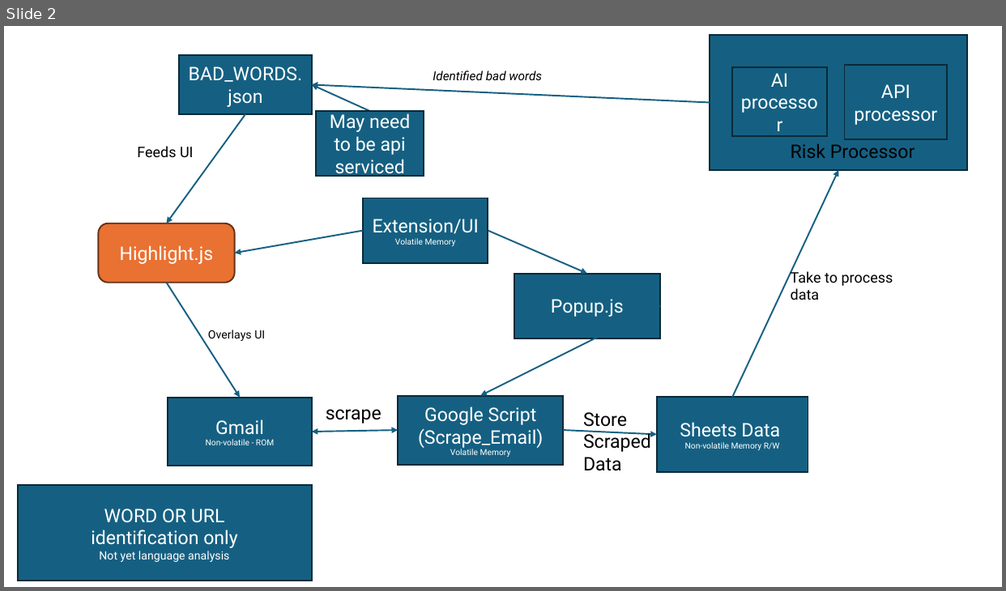
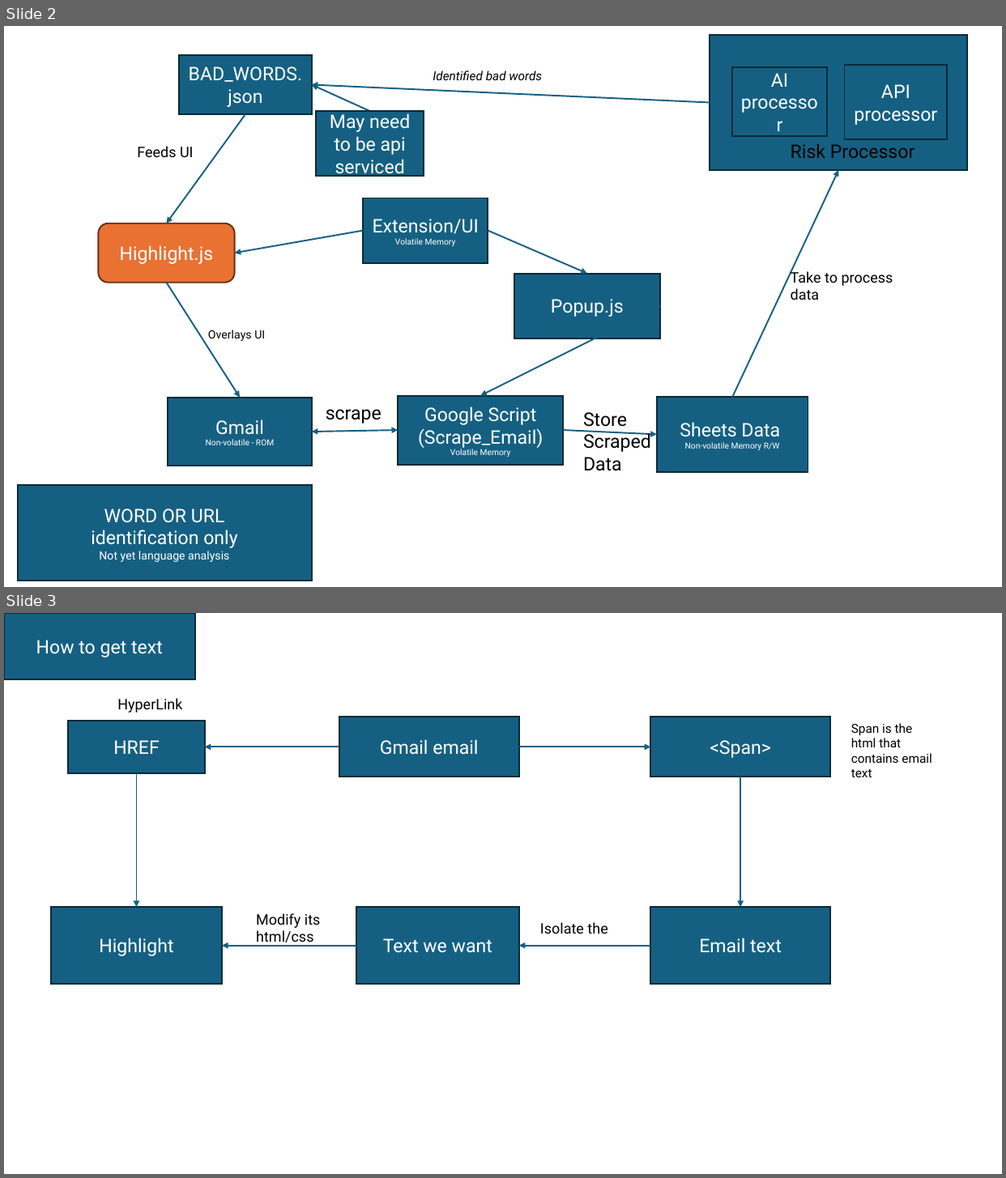
Before and after one commit to Niko-PL/COMP-3000-PhishGuard, a slide deck: COMP 3000/Project Docs/Process diagram.pptx. Shown one above the other, each under a label of ours: slide 2 before the commit, slides 2 and 3 after it. The pictures are 1006x591 and 1006x1178 pixels, drawn with LibreOffice and Linux fonts; fonts in the diff are those of the drawing. Boxes give left, top, right and bottom in pixels: in the first picture for what was removed or moved away, otherwise in the second. Text is boxed around its words. In the diff, an @@ line names an element or a change of style, - is before the commit and + after.

Commit message:
It works kind off
It now highlights words in gmail!!!!

```diff
--- a/COMP 3000/Project Docs/Process diagram.pptx
+++ b/COMP 3000/Project Docs/Process diagram.pptx
@@ slide 3 added at box(4, 613, 1002, 1174), background #FFFFFF @@
@@ rectangle added at box(4, 613, 195, 679), fill #156082, outline #092A39 1.5 pt, 18 pt, text #FFFFFF @@
+How to get text
@@ text added at box(117, 698, 182, 713), 14 pt, text #000000 @@
+HyperLink
@@ rectangle added at box(68, 721, 205, 774), fill #156082, outline #092A39 1.5 pt, 18 pt, text #FFFFFF @@
+HREF
@@ rectangle added at box(339, 717, 519, 777), fill #156082, outline #092A39 1.5 pt, 18 pt, text #FFFFFF @@
+Gmail email
@@ rectangle added at box(651, 717, 830, 777), fill #156082, outline #092A39 1.5 pt, 18 pt, text #FFFFFF @@
+<Span>
@@ text added at box(851, 723, 931, 777), 12 pt, text #000000 @@
+Span is the html that contains email text
@@ arrow added from (339, 747) to (205, 747), #156082 1.5 pt @@
@@ arrow added from (519, 747) to (651, 747), #156082 1.5 pt @@
@@ arrow added from (137, 773) to (137, 907), #156082 1.5 pt @@
@@ arrow added from (740, 777) to (740, 907), #156082 1.5 pt @@
@@ rectangle added at box(51, 907, 222, 984), fill #156082, outline #092A39 1.5 pt, 18 pt, text #FFFFFF @@
+Highlight
@@ text added at box(256, 914, 321, 947), 14 pt, text #000000 @@
+Modify its html/css
@@ rectangle added at box(356, 907, 519, 984), fill #156082, outline #092A39 1.5 pt, 18 pt, text #FFFFFF @@
+Text we want
@@ text added at box(540, 922, 607, 934), 14 pt, text #000000 @@
+Isolate the
@@ rectangle added at box(651, 907, 830, 984), fill #156082, outline #092A39 1.5 pt, 18 pt, text #FFFFFF @@
+Email text
@@ arrow added from (356, 946) to (222, 946), #156082 1.5 pt @@
@@ arrow added from (651, 946) to (519, 946), #156082 1.5 pt @@
```
Also in this commit, not shown: 1 slide removed, 20 other files.
